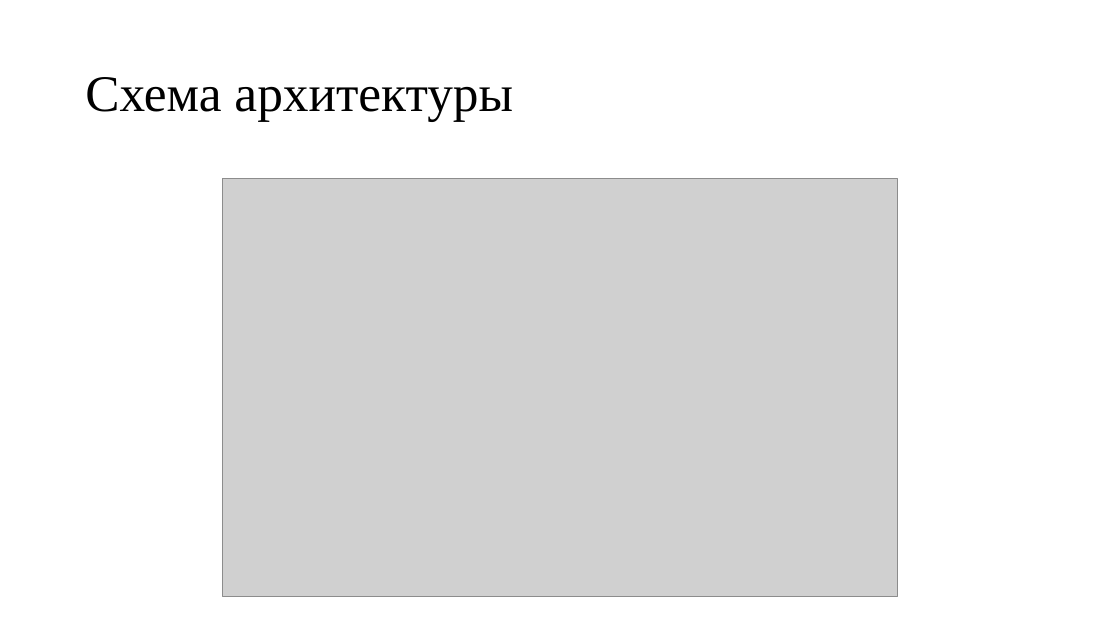
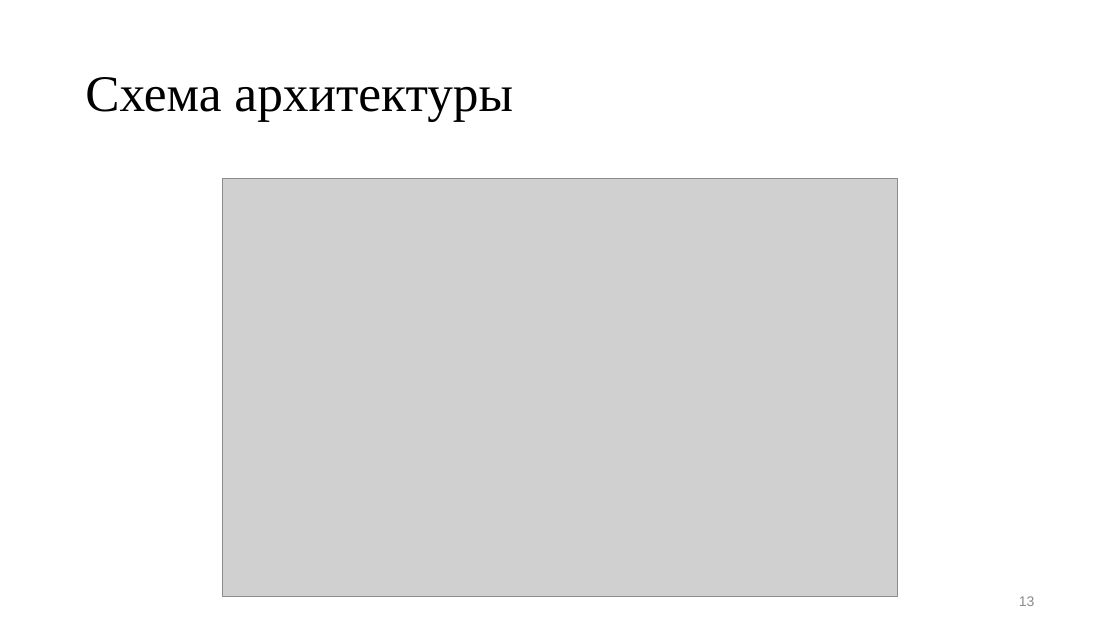
Before and after one commit to BroBezzubik/Diplome2021, a slide deck: slide 13 of Защита/Презентация1.pptx. Drawn at 1120x630 pixels with LibreOffice and Linux fonts; fonts in the diff are those of the drawing; grey boxes stand for pictures. Boxes give left, top, right and bottom in pixels: in the first picture for what was removed or moved away, otherwise in the second. Text is boxed around its words. In the diff, an @@ line names an element or a change of style, - is before the commit and + after.

```diff
--- a/Защита/Презентация1.pptx
+++ b/Защита/Презентация1.pptx
@@ page number added at <box>1019,596,1035,606</box>, 12 pt, text #8C8C8C @@
+13
```
Also in this commit, not shown: 7 other slides changed, 5 slides added, 2 slides removed, 12 other files.
